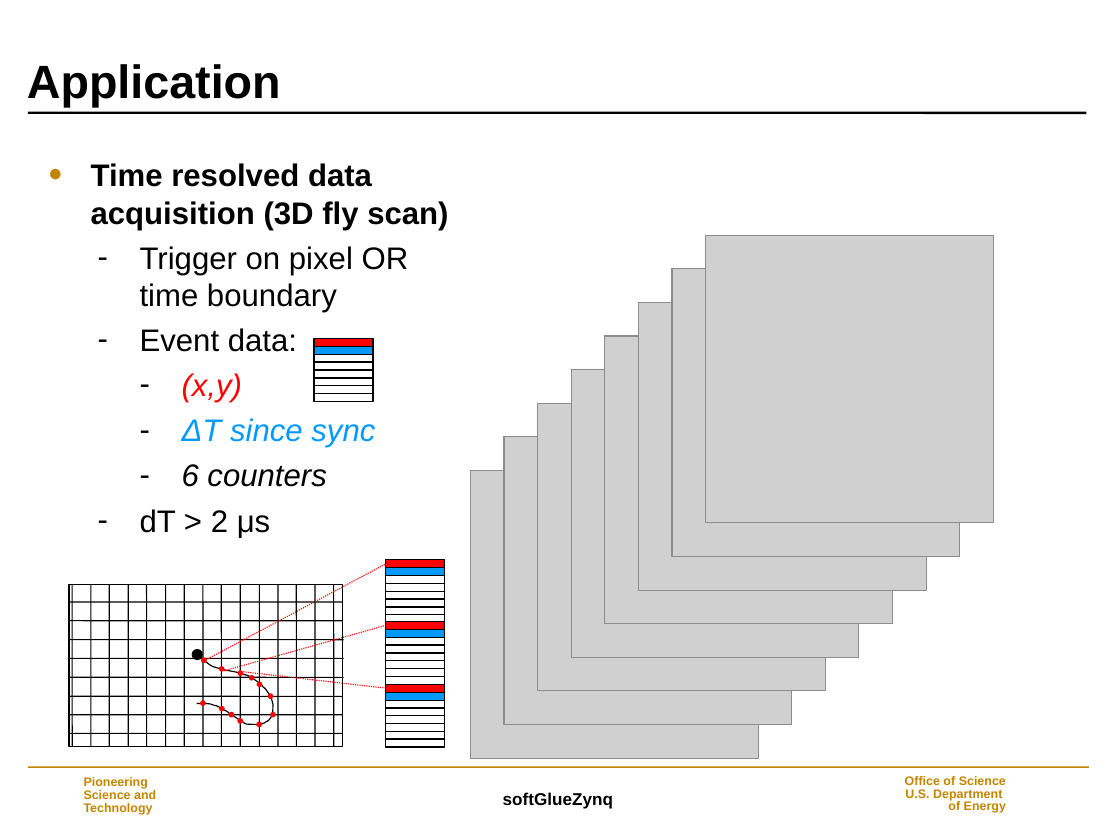
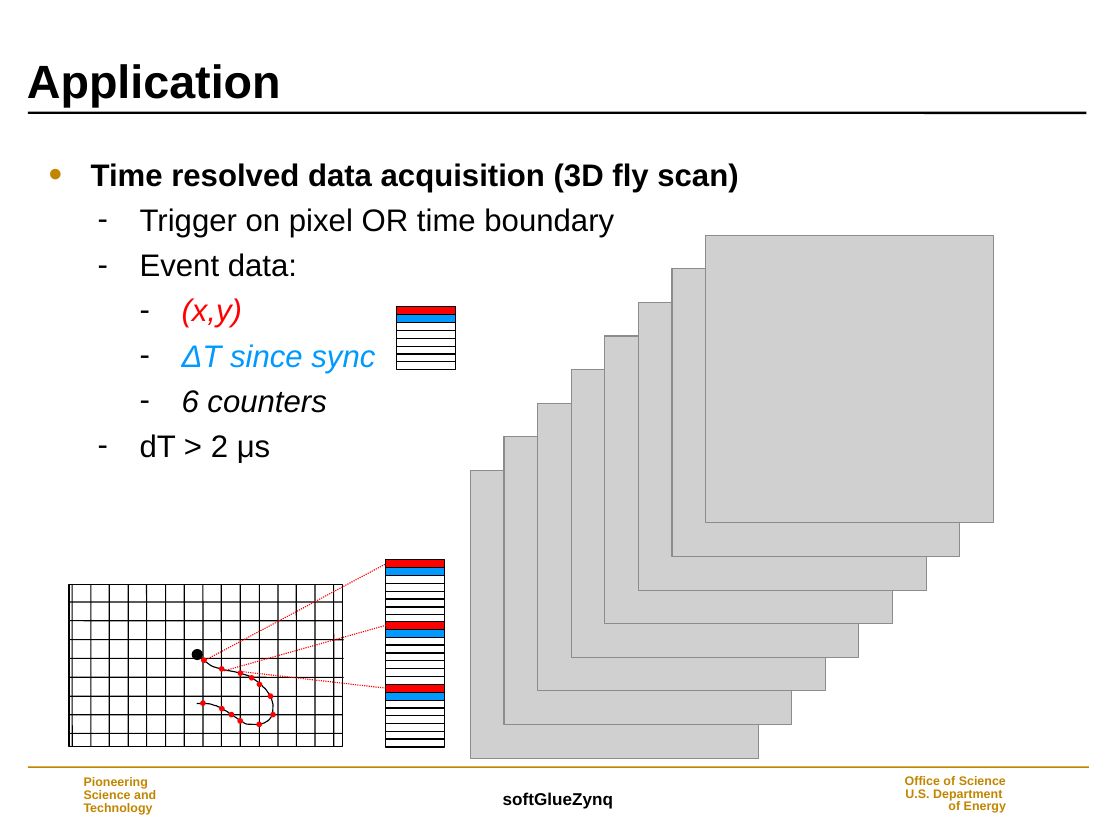
Before and after one commit to epics-modules/softGlueZynq, a slide deck: slide 16 of documentation/softGlueZynq.ppt (slide 15 before the commit). Drawn at 1120x840 pixels with LibreOffice and Linux fonts; fonts in the diff are those of the drawing; grey boxes stand for pictures; background and template pictures are left out. Boxes give left, top, right and bottom in pixels: in the first picture for what was removed or moved away, otherwise in the second. Text is boxed around its words. In the diff, an @@ line names an element or a change of style, - is before the commit and + after.

```diff
--- a/documentation/softGlueZynq.ppt
+++ b/documentation/softGlueZynq.ppt
@@ text "Time resolved data acquisition (3D ..." rewrapped from (91,163,448,538) to (91,163,738,463) @@
@@ rectangle: place and size @@
-rectangle at (314,338,373,346)
+rectangle at (396,307,456,315)
@@ rectangle: place and size @@
-rectangle at (314,346,373,354)
+rectangle at (396,315,456,323)
@@ rectangle: place and size @@
-rectangle at (314,393,373,401)
+rectangle at (396,323,456,330)
@@ rectangle: place and size @@
-rectangle at (314,354,373,362)
+rectangle at (396,354,456,362)
@@ rectangle: place and size @@
-rectangle at (314,370,373,377)
+rectangle at (396,346,456,354)
@@ rectangle: place and size @@
-rectangle at (314,377,373,385)
+rectangle at (396,338,456,346)
@@ rectangle: place and size @@
-rectangle at (314,385,373,393)
+rectangle at (396,330,456,338)
@@ rectangle: place and size @@
-rectangle at (314,362,373,370)
+rectangle at (396,362,456,370)
```
Also in this commit, not shown: 6 other slides changed, 3 slides added.
